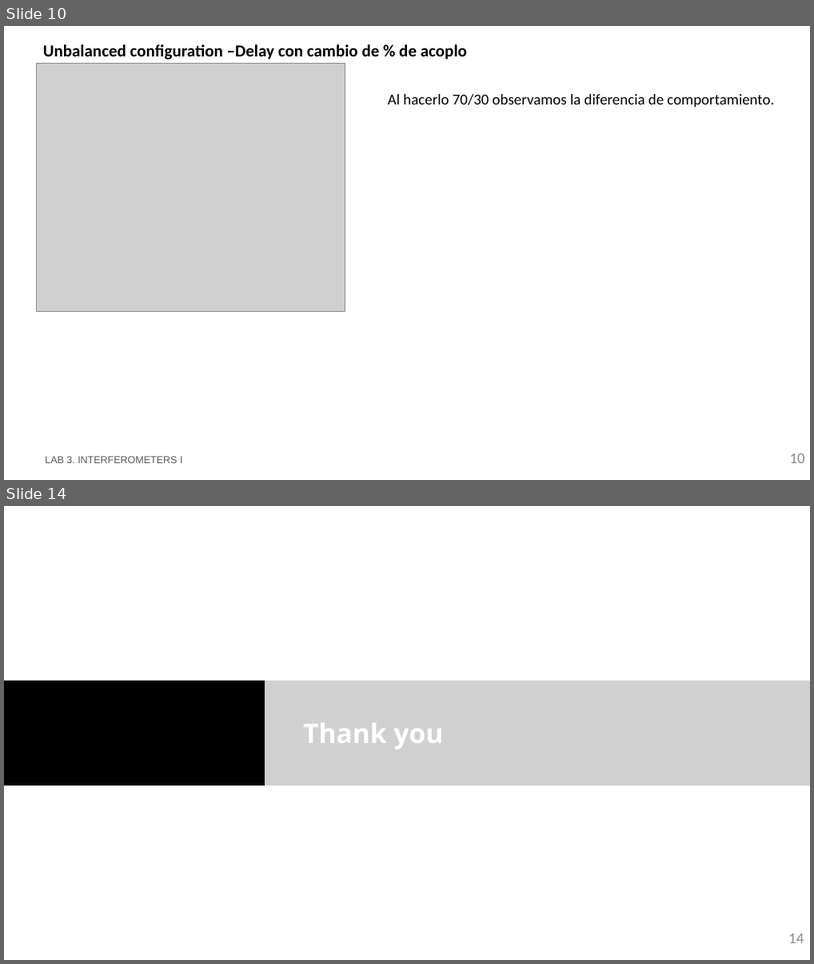
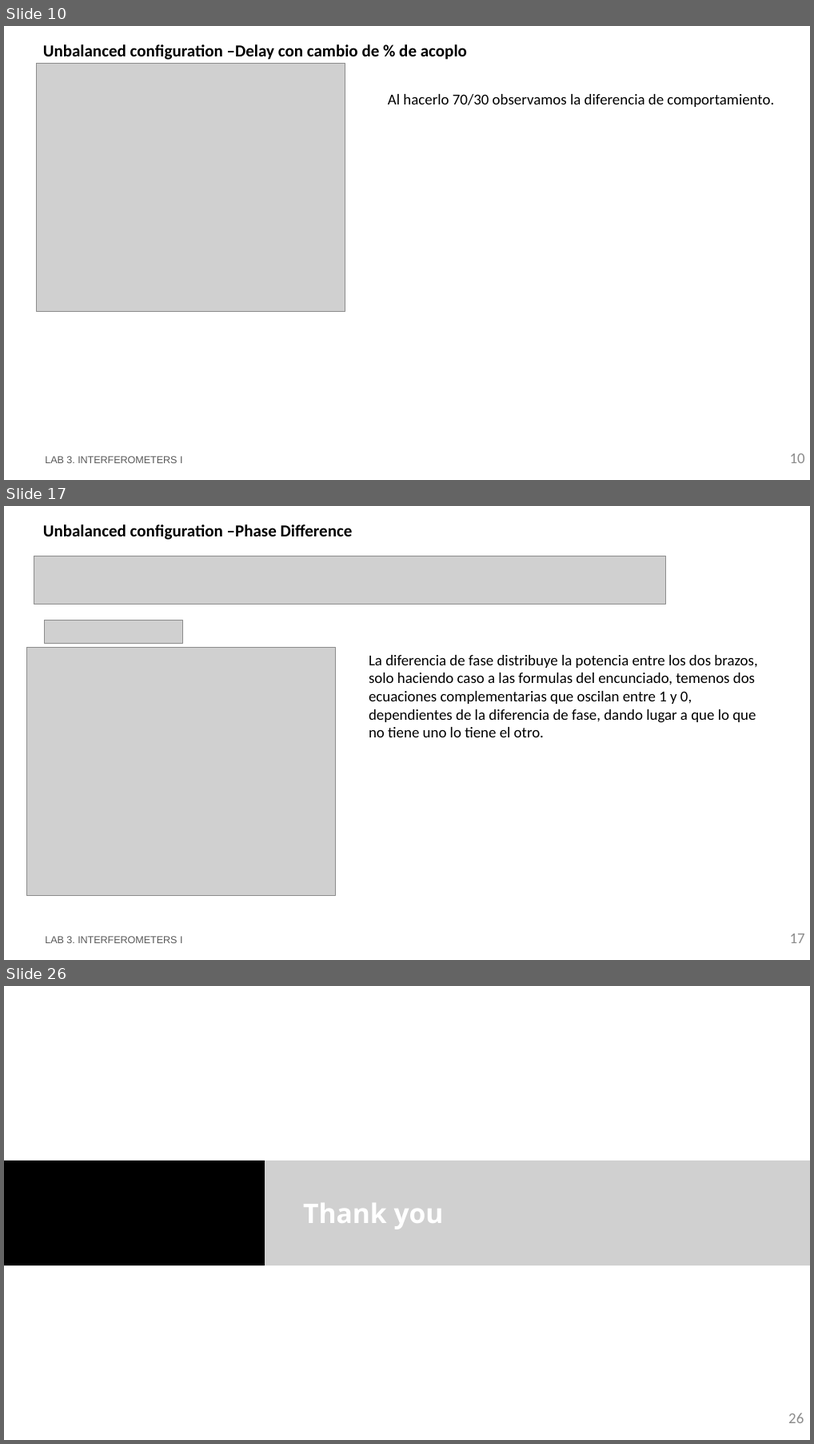
Before and after one commit to RobertoFernandezSevilla/pic-upv-lab3, a slide deck: LabBook_3.pptx. Shown one above the other, each under a label of ours: slides 10 and 14 before the commit, slides 10, 17 and 26 after it; the slides between them are not shown. The pictures are 814x964 and 814x1444 pixels, drawn with LibreOffice and Linux fonts; fonts in the diff are those of the drawing; grey boxes stand for pictures; background and template pictures are left out. Boxes give left, top, right and bottom in pixels: in the first picture for what was removed or moved away, otherwise in the second. Text is boxed around its words. In the diff, an @@ line names an element or a change of style, - is before the commit and + after.

```diff
--- a/LabBook_3.pptx
+++ b/LabBook_3.pptx
@@ slide 17 added at bbox=[4, 506, 810, 960], background #FFFFFF @@
@@ title added at bbox=[43, 524, 353, 540], 20 pt, text #000000, bold @@
+Unbalanced configuration –Phase Difference
@@ picture added at bbox=[34, 556, 666, 604] @@
@@ picture added at bbox=[45, 620, 183, 644] @@
@@ picture added at bbox=[27, 647, 335, 894] @@
@@ text added at bbox=[369, 655, 758, 737], 18 pt, text #000000 @@
+La diferencia de fase distribuye la potencia entre los dos brazos, solo haciendo caso a las formulas del encunciado, temenos dos ecuaciones complementarias que oscilan entre 1 y 0, dependientes de la diferencia de fase, dando lugar a que lo que no tiene uno lo tiene el otro.
@@ text added at bbox=[45, 936, 182, 943], 12 pt, text #585858 @@
+LAB 3. INTERFEROMETERS I
@@ page number added at bbox=[790, 933, 806, 943], 18 pt, text #8C8C8C @@
+17
@@ what was slide 14 is now slide 26 @@
@@ page number at bbox=[789, 1412, 804, 1423]: text changed @@
-14
+26
```
Also in this commit, not shown: 11 other slides added, 1 other file.
